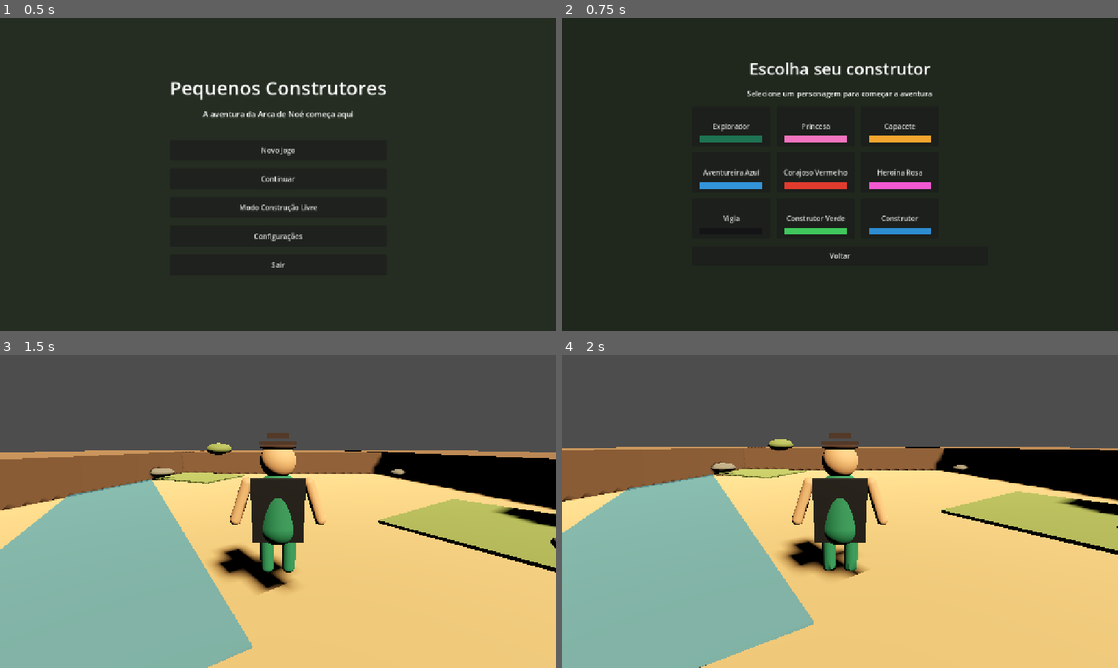
Above: before the commit, frames 1-4 (two rows, left to right).
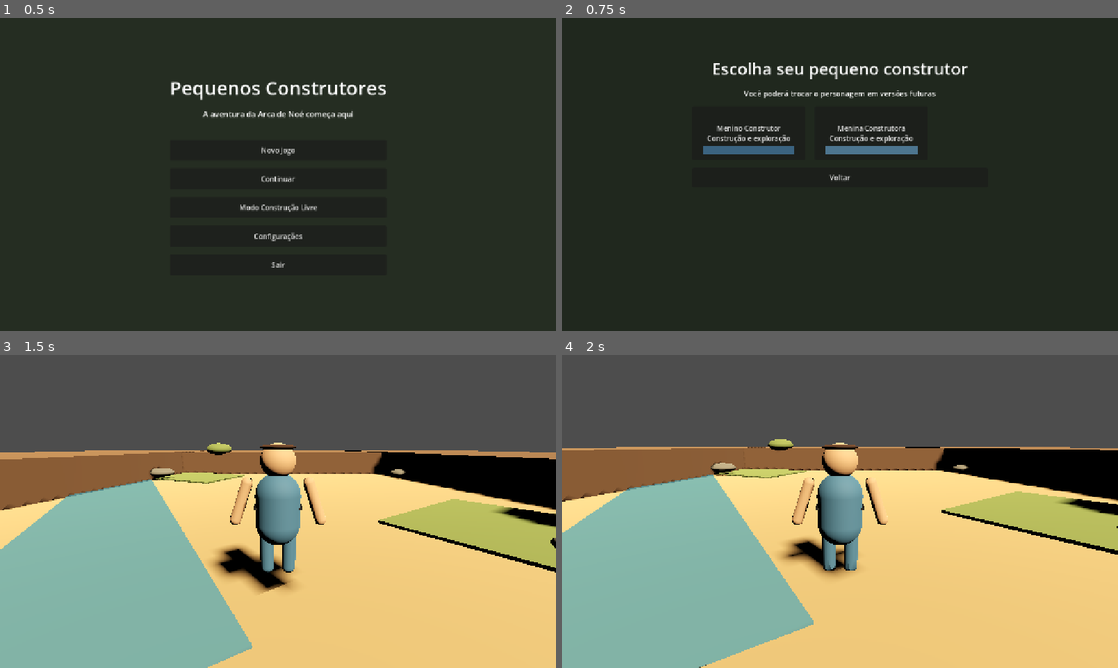
Above: after the commit, the same moments.

Repository: Luizgjunior/pequenosconstrutores
Game: Godot game, scene res://scenes/Main.tscn
Same seed, same stepped clock (60 frames per second), same inputs: the game is played once before the commit and once after it.
Inputs (mouse positions are in pixels of both pictures, inside the frame that each line leads up to):
- Up to frame 1 (0.5 s): no input
- Up to frame 2 (0.75 s): click "Novo Jogo" at 0.5 s
- Up to frame 3 (1.5 s): click (166, 464) at 1.25 s, where only the run before the commit has a clickable "Explorador"
- Up to frame 4 (2 s): no input

Frame 1 is identical in both runs. In frame 2, 5.3% of the frame differs, in the area x 24-73%, y 14-77%; in frame 3, 2.5%; in frame 4, 2.8%.

Commit message:
Alinha selecao aos construtores iniciais

Diff:
--- a/scenes/player/Player.tscn
+++ b/scenes/player/Player.tscn
@@ -42,26 +42,8 @@
 albedo_color = Color(0.03, 0.03, 0.035, 1)
 roughness = 0.8
 
-[sub_resource type="StandardMaterial3D" id="StandardMaterial3D_gold"]
-albedo_color = Color(0.95, 0.72, 0.22, 1)
-roughness = 0.65
-
-[sub_resource type="StandardMaterial3D" id="StandardMaterial3D_hat"]
-albedo_color = Color(0.18, 0.11, 0.07, 1)
-roughness = 0.85
-
-[sub_resource type="BoxMesh" id="BoxMesh_thin"]
-size = Vector3(0.36, 0.08, 0.08)
-
 [sub_resource type="BoxMesh" id="BoxMesh_accessory"]
 size = Vector3(0.5, 0.08, 0.24)
-
-[sub_resource type="BoxMesh" id="BoxMesh_cape"]
-size = Vector3(0.7, 0.9, 0.08)
-
-[sub_resource type="SphereMesh" id="SphereMesh_small"]
-radius = 0.08
-height = 0.16
 
 [node name="Player" type="CharacterBody3D"]
 script = ExtResource("1_controller")
@@ -121,77 +103,6 @@
 
 [node name="Accessories" type="Node3D" parent="VisualRoot"]
 
-[node name="glasses" type="Node3D" parent="VisualRoot/Accessories"]
-visible = false
-
-[node name="LeftLens" type="MeshInstance3D" parent="VisualRoot/Accessories/glasses"]
-transform = Transform3D(0.7, 0, 0, 0, 0.7, 0, 0, 0, 0.7, -0.09, 1.61, -0.225)
-material_override = SubResource("StandardMaterial3D_black")
-mesh = SubResource("BoxMesh_thin")
-
-[node name="RightLens" type="MeshInstance3D" parent="VisualRoot/Accessories/glasses"]
-transform = Transform3D(0.7, 0, 0, 0, 0.7, 0, 0, 0, 0.7, 0.09, 1.61, -0.225)
-material_override = SubResource("StandardMaterial3D_black")
-mesh = SubResource("BoxMesh_thin")
-
-[node name="mask" type="Node3D" parent="VisualRoot/Accessories"]
-visible = false
-
-[node name="MaskBand" type="MeshInstance3D" parent="VisualRoot/Accessories/mask"]
-transform = Transform3D(0.85, 0, 0, 0, 1, 0, 0, 0, 0.65, 0, 1.61, -0.23)
-material_override = SubResource("StandardMaterial3D_black")
-mesh = SubResource("BoxMesh_accessory")
-
-[node name="crown" type="Node3D" parent="VisualRoot/Accessories"]
-visible = false
-
-[node name="CrownBase" type="MeshInstance3D" parent="VisualRoot/Accessories/crown"]
-transform = Transform3D(0.8, 0, 0, 0, 0.8, 0, 0, 0, 0.8, 0, 1.9, 0)
-material_override = SubResource("StandardMaterial3D_gold")
-mesh = SubResource("BoxMesh_accessory")
-
-[node name="CrownTop" type="MeshInstance3D" parent="VisualRoot/Accessories/crown"]
-transform = Transform3D(0.7, 0, 0, 0, 0.7, 0, 0, 0, 0.7, 0, 2.0, 0)
-material_override = SubResource("StandardMaterial3D_gold")
-mesh = SubResource("SphereMesh_small")
-
-[node name="hat" type="Node3D" parent="VisualRoot/Accessories"]
-visible = false
-
-[node name="HatBrim" type="MeshInstance3D" parent="VisualRoot/Accessories/hat"]
-transform = Transform3D(0.95, 0, 0, 0, 0.55, 0, 0, 0, 0.95, 0, 1.83, 0)
-material_override = SubResource("StandardMaterial3D_hat")
-mesh = SubResource("BoxMesh_accessory")
-
-[node name="HatTop" type="MeshInstance3D" parent="VisualRoot/Accessories/hat"]
-transform = Transform3D(0.55, 0, 0, 0, 0.8, 0, 0, 0, 0.55, 0, 1.93, 0)
-material_override = SubResource("StandardMaterial3D_hat")
-mesh = SubResource("BoxMesh_accessory")
-
-[node name="helmet" type="Node3D" parent="VisualRoot/Accessories"]
-visible = false
-
-[node name="HelmetShell" type="MeshInstance3D" parent="VisualRoot/Accessories/helmet"]
-transform = Transform3D(1, 0, 0, 0, 0.42, 0, 0, 0, 1, 0, 1.8, 0)
-material_override = SubResource("StandardMaterial3D_gold")
-mesh = SubResource("SphereMesh_head")
-
-[node name="cape" type="Node3D" parent="VisualRoot/Accessories"]
-visible = false
-
-[node name="CapeBack" type="MeshInstance3D" parent="VisualRoot/Accessories/cape"]
-transform = Transform3D(1, 0, 0, 0, 1, -0.18, 0, 0.18, 1, 0, 0.95, 0.24)
-material_override = SubResource("StandardMaterial3D_black")
-mesh = SubResource("BoxMesh_cape")
-
-[node name="dress" type="Node3D" parent="VisualRoot/Accessories"]
-visible = false
-
-[node name="DressSkirt" type="MeshInstance3D" parent="VisualRoot/Accessories/dress"]
-transform = Transform3D(1.15, 0, 0, 0, 0.8, 0, 0, 0, 1.15, 0, 0.58, 0)
-material_override = SubResource("StandardMaterial3D_gold")
-mesh = SubResource("CapsuleMesh_body")
-
 [node name="belt" type="Node3D" parent="VisualRoot/Accessories"]
 visible = false
 
--- a/scenes/ui/CharacterSelect.tscn
+++ b/scenes/ui/CharacterSelect.tscn
@@ -38,20 +38,20 @@
 [node name="TitleLabel" type="Label" parent="Content"]
 layout_mode = 2
 theme_override_font_sizes/font_size = 38
-text = "Escolha seu construtor"
+text = "Escolha seu pequeno construtor"
 horizontal_alignment = 1
 
 [node name="HintLabel" type="Label" parent="Content"]
 layout_mode = 2
 theme_override_font_sizes/font_size = 17
-text = "Selecione um personagem para começar a aventura"
+text = "Você poderá trocar o personagem em versões futuras"
 horizontal_alignment = 1
 
 [node name="CharacterGrid" type="GridContainer" parent="Content"]
 unique_name_in_owner = true
 layout_mode = 2
-columns = 3
-theme_override_constants/h_separation = 14
+columns = 2
+theme_override_constants/h_separation = 22
 theme_override_constants/v_separation = 14
 
 [node name="BackButton" type="Button" parent="Content"]
--- a/scripts/GameState.gd
+++ b/scripts/GameState.gd
@@ -1,7 +1,7 @@
 extends Node
 
 
-var selected_character_id := "explorer"
+var selected_character_id := "boy_builder"
 
 
 func select_character(character_id: String) -> void:
--- a/scripts/player/PlayerController.gd
+++ b/scripts/player/PlayerController.gd
@@ -216,7 +216,7 @@
 
 
 func _apply_selected_character() -> void:
-	var selected_id := "explorer"
+	var selected_id := "boy_builder"
 	if has_node("/root/GameState"):
 		selected_id = get_node("/root/GameState").selected_character_id
 
@@ -233,63 +233,21 @@
 
 func _get_character_style(character_id: String) -> Dictionary:
 	var styles := {
-		"explorer": {
-			"body": Color(0.10, 0.42, 0.28, 1),
-			"skin": Color(0.78, 0.56, 0.38, 1),
-			"hair": Color(0.18, 0.10, 0.05, 1),
-			"accessories": ["glasses", "hat", "cape"]
-		},
-		"princess": {
-			"body": Color(0.92, 0.38, 0.68, 1),
-			"skin": Color(0.80, 0.58, 0.42, 1),
-			"hair": Color(0.12, 0.07, 0.04, 1),
-			"accessories": ["crown", "dress"]
-		},
-		"helmet": {
-			"body": Color(0.95, 0.72, 0.22, 1),
-			"skin": Color(0.72, 0.50, 0.34, 1),
-			"hair": Color(0.05, 0.05, 0.06, 1),
-			"accessories": ["helmet", "belt"]
-		},
-		"blue": {
-			"body": Color(0.15, 0.52, 0.82, 1),
-			"skin": Color(0.76, 0.55, 0.39, 1),
-			"hair": Color(0.16, 0.09, 0.04, 1),
-			"accessories": ["glasses"]
-		},
-		"red": {
-			"body": Color(0.86, 0.18, 0.14, 1),
-			"skin": Color(0.78, 0.54, 0.39, 1),
-			"hair": Color(0.04, 0.03, 0.03, 1),
+		"boy_builder": {
+			"body": Color(0.23, 0.39, 0.50, 1),
+			"skin": Color(0.78, 0.58, 0.42, 1),
+			"hair": Color(0.22, 0.13, 0.07, 1),
 			"accessories": ["belt"]
 		},
-		"pink": {
-			"body": Color(0.95, 0.30, 0.75, 1),
-			"skin": Color(0.86, 0.65, 0.50, 1),
-			"hair": Color(0.95, 0.82, 0.45, 1),
-			"accessories": ["glasses"]
-		},
-		"black": {
-			"body": Color(0.04, 0.04, 0.05, 1),
-			"skin": Color(0.70, 0.48, 0.32, 1),
-			"hair": Color(0.02, 0.02, 0.02, 1),
-			"accessories": ["mask", "cape"]
-		},
-		"green": {
-			"body": Color(0.20, 0.72, 0.30, 1),
-			"skin": Color(0.74, 0.52, 0.35, 1),
-			"hair": Color(0.16, 0.34, 0.10, 1),
-			"accessories": ["crown", "belt"]
-		},
-		"builder": {
-			"body": Color(0.15, 0.50, 0.78, 1),
-			"skin": Color(0.82, 0.62, 0.45, 1),
-			"hair": Color(0.16, 0.10, 0.06, 1),
-			"accessories": ["helmet", "belt"]
+		"girl_builder": {
+			"body": Color(0.30, 0.46, 0.56, 1),
+			"skin": Color(0.80, 0.60, 0.44, 1),
+			"hair": Color(0.24, 0.14, 0.08, 1),
+			"accessories": ["belt"]
 		}
 	}
 
-	return styles.get(character_id, styles.explorer)
+	return styles.get(character_id, styles.boy_builder)
 
 
 func _apply_material(mesh_instance: MeshInstance3D, color: Color) -> void:
--- a/scripts/ui/CharacterSelect.gd
+++ b/scripts/ui/CharacterSelect.gd
@@ -4,15 +4,16 @@
 const GAME_SCENE_PATH := "res://scenes/Game.tscn"
 
 const CHARACTERS := [
-	{"id": "explorer", "name": "Explorador", "color": Color(0.12, 0.45, 0.32, 1)},
-	{"id": "princess", "name": "Princesa", "color": Color(0.95, 0.45, 0.75, 1)},
-	{"id": "helmet", "name": "Capacete", "color": Color(0.95, 0.65, 0.18, 1)},
-	{"id": "blue", "name": "Aventureira Azul", "color": Color(0.20, 0.58, 0.85, 1)},
-	{"id": "red", "name": "Corajoso Vermelho", "color": Color(0.88, 0.23, 0.18, 1)},
-	{"id": "pink", "name": "Heroína Rosa", "color": Color(0.95, 0.35, 0.82, 1)},
-	{"id": "black", "name": "Vigia", "color": Color(0.08, 0.08, 0.09, 1)},
-	{"id": "green", "name": "Construtor Verde", "color": Color(0.25, 0.78, 0.36, 1)},
-	{"id": "builder", "name": "Construtor", "color": Color(0.18, 0.55, 0.82, 1)}
+	{
+		"id": "boy_builder",
+		"name": "Menino Construtor",
+		"color": Color(0.23, 0.39, 0.50, 1)
+	},
+	{
+		"id": "girl_builder",
+		"name": "Menina Construtora",
+		"color": Color(0.30, 0.46, 0.56, 1)
+	}
 ]
 
 @onready var grid: GridContainer = %CharacterGrid
@@ -27,8 +28,8 @@
 func _create_character_buttons() -> void:
 	for character in CHARACTERS:
 		var button := Button.new()
-		button.custom_minimum_size = Vector2(180, 92)
-		button.text = "%s\n" % character.name
+		button.custom_minimum_size = Vector2(260, 124)
+		button.text = "%s\nConstrução e exploração" % character.name
 		button.tooltip_text = "Escolher %s" % character.name
 		button.pressed.connect(_on_character_pressed.bind(character.id))
 		grid.add_child(button)
@@ -36,13 +37,13 @@
 		var swatch := ColorRect.new()
 		swatch.mouse_filter = Control.MOUSE_FILTER_IGNORE
 		swatch.color = character.color
-		swatch.custom_minimum_size = Vector2(0, 16)
+		swatch.custom_minimum_size = Vector2(0, 22)
 		button.add_child(swatch)
 		swatch.set_anchors_preset(Control.PRESET_BOTTOM_WIDE)
-		swatch.offset_left = 18
-		swatch.offset_right = -18
-		swatch.offset_top = -24
-		swatch.offset_bottom = -8
+		swatch.offset_left = 24
+		swatch.offset_right = -24
+		swatch.offset_top = -34
+		swatch.offset_bottom = -12
 
 
 func _on_character_pressed(character_id: String) -> void:
Not shown: 1 places in scenes/player/Player.tscn that only renumber resources
